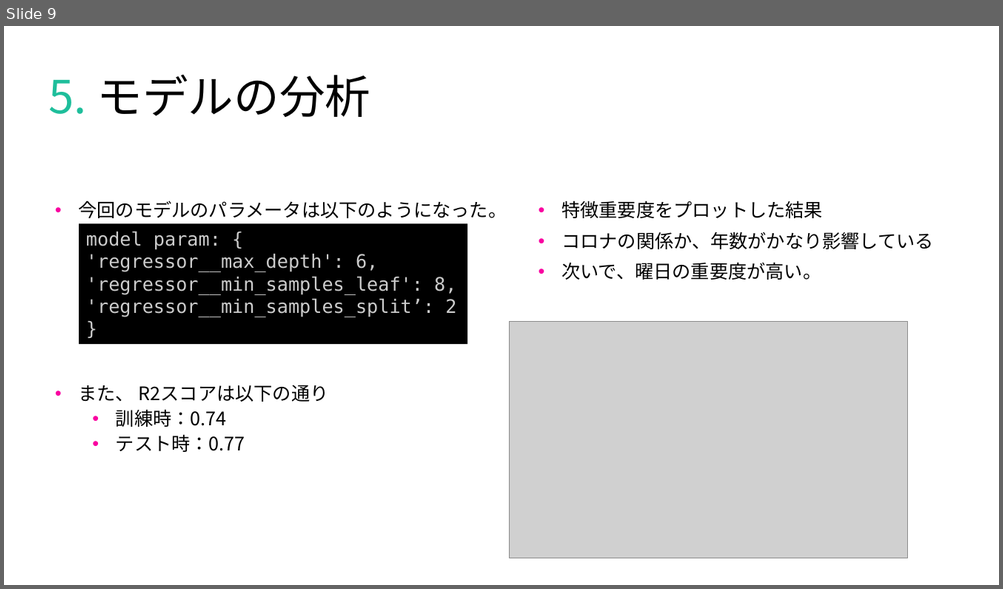
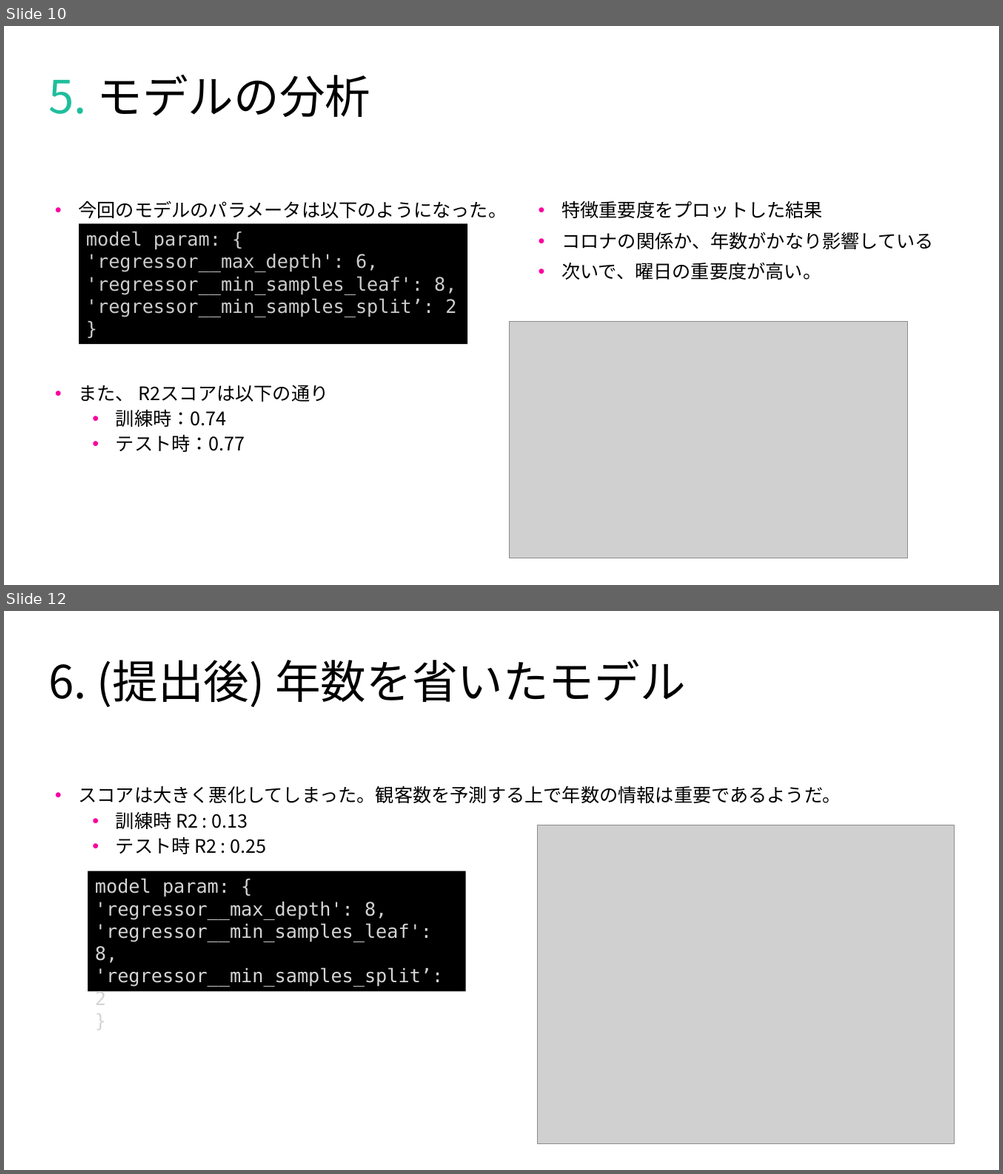
Before and after one commit to tsyu12345/Class_DataScienceEX, a slide deck: 最終課題用/report-23vr008n.pptx. Shown one above the other, each under a label of ours: slide 9 before the commit, slides 10 and 12 after it; the slides between them are not shown. The pictures are 1003x589 and 1003x1174 pixels, drawn with LibreOffice and Linux fonts; fonts in the diff are those of the drawing; grey boxes stand for pictures. Boxes give left, top, right and bottom in pixels: in the first picture for what was removed or moved away, otherwise in the second. Text is boxed around its words. In the diff, an @@ line names an element or a change of style, - is before the commit and + after.

Commit message:
プレゼン資料に提出後資料を追加中

```diff
--- a/最終課題用/report-23vr008n.pptx
+++ b/最終課題用/report-23vr008n.pptx
@@ slide 12 added at [4, 611, 999, 1170], background #FFFFFF; not listed: 3 template elements that a slide beside it also shows @@
@@ title added at [48, 659, 686, 707], 44 pt, text #000000 @@
+6. (提出後) 年数を省いたモデル
@@ text added at [78, 786, 840, 854], 18 pt, text #000000 @@
+• スコアは大きく悪化してしまった。観客数を予測する上で年数の情報は重要であるようだ。
+  • 訓練時 R2 : 0.13
+  • テスト時 R2 : 0.25
@@ picture added at [538, 825, 954, 1145] @@
@@ rectangle added at [88, 871, 466, 992], fill #000000, 18 pt, text #D4D4D4 @@
+model param: {
+'regressor__max_depth': 8, 'regressor__min_samples_leaf': 8, 'regressor__min_samples_split’: 2
+}
@@ what was slide 9 is now slide 10 @@
```
Also in this commit, not shown: 2 slides changed, 4 other slides added, 11 other files.
